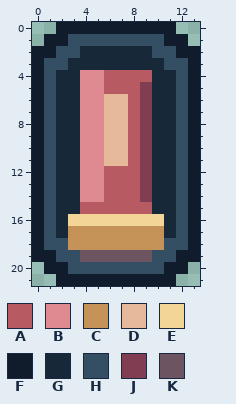
Pixel-art file -- assets/source/ui_ammo_full.aseprite. Above, as it was before the edit.
14x22 pixels, 1 frame.
Visible layers, top first: "Shell", "Silhouette".
Palette (. is transparent): A #b85a62  B #df8990  C #c59358  D #e7b99b  E #f3d598  F #101b2c  G #172839  H #344f63  J #813e52  K #6c5460
Pixels before, first column x 0:
 0 ..FFFFFFFFFF..
 1 .FFHHHHHHHHFF.
 2 FFHHGGGGGGHHFF
 3 FHHGGGGGGGGHHF
 4 FHGGBBAAAAGGHF
 5 FHGGBBAAAJGGHF
 6 FHGGBBDDAJGGHF
 7 FHGGBBDDAJGGHF
 8 FHGGBBDDAJGGHF
 9 FHGGBBDDAJGGHF
10 FHGGBBDDAJGGHF
11 FHGGBBDDAJGGHF
12 FHGGBBAAAJGGHF
13 FHGGBBAAAJGGHF
14 FHGGBBAAAJGGHF
15 FHGGAAAAAAGGHF
16 FHGEEEEEEEEGHF
17 FHGCCCCCCCCGHF
18 FHHCCCCCCCCHHF
19 FFHHKKKKKKHHFF
20 .FFHHHHHHHHFF.
21 ..FFFFFFFFFF..
After the commit:
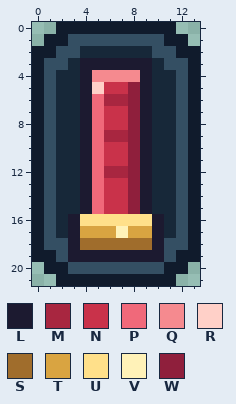
Colours new in this view: L #1c1a30  M #a82640  N #c9324a  P #f0697a  Q #f58a8f  R #ffd0c8  S #a06d2c  T #d9a441  U #ffe08a  V #fff2b8  W #8f1f3c
The edit:
Layer "Shell":
y 3: x 4..9 GGGGGG -> LLLLLL
y 4: x 4..9 BBAAAA -> LQQQQL
y 5: x 4..9 BBAAAJ -> LRNNWL
y 6: x 4..9 BBDDAJ -> LPMMWL
y 7..8: x 4..9 BBDDAJ -> LPNNWL
y 9: x 4..9 BBDDAJ -> LPMMWL
y 10..11: x 4..9 BBDDAJ -> LPNNWL
y 12: x 4..9 BBAAAJ -> LPMMWL
y 13..14: x 4..9 BBAAAJ -> LPNNWL
y 15: x 4..9 AAAAAA -> LPNNWL
y 16: x 3..10 EEEEEEEE -> LUUUUUUL
y 17: x 3..10 CCCCCCCC -> LTTTVTTL
y 18: x 3..10 CCCCCCCC -> LSSSSSSL
y 19: x 3..10 HKKKKKKH -> LLLLLLLL
